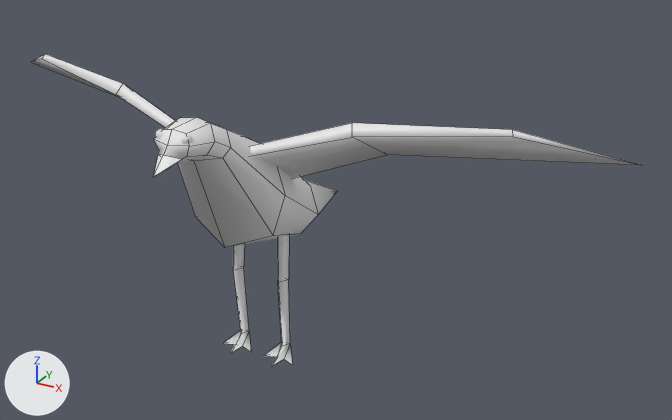
Renders of the OBJ model assets/seagull.obj from each side of a commit.
One viewpoint serves both versions: a 50 mm camera at (0.559, -0.831, 0.625) aimed at (0.073, 0.052, 0.183). Arrows for +X, +Y and +Z are at lower left; the lights stay in place. Mesh edges are drawn as thin lines on the coarser meshes. Where no turn or scale is listed for an object, it has been applied to the vertices.

In view in the first picture: 'seagull.001_Cube.001', 'seagull.002_Cube.002', 'seagull.004_Cube.004'.
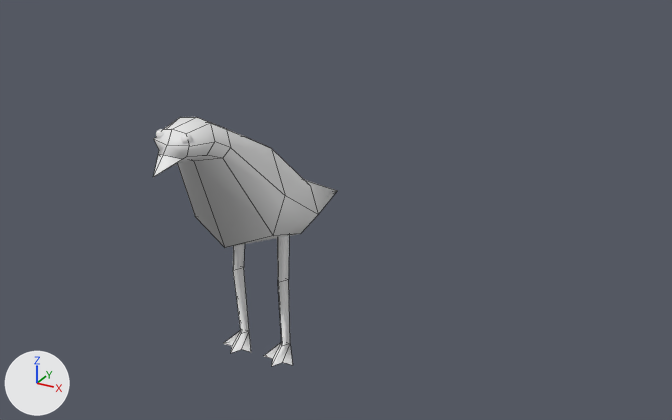
Pixel boxes (x1, y1, x2, y2) of what changed, in the pictures (672 x 420 px; the box of a moved part takes in the faces that stretch with it):
'seagull.001_Cube.001', deleted: before (32, 54, 640, 178)
'seagull.002_Cube.002', reshaped: before (224, 235, 293, 366); after (223, 235, 293, 366)
part 1 of me_seagull_002_cube_002, moved or reshaped: (264, 342, 293, 366) in both
part 2 of me_seagull_002_cube_002, moved or reshaped: before (224, 330, 251, 353); after (223, 330, 251, 353)

The change, as a diff of the scene's bpy script:
```diff
--- a/assets/seagull.obj.py
+++ b/assets/seagull.obj.py
@@ me_seagull_002_cube_002 @@
 me_seagull_002_cube_002.from_pydata(...)  # 30 vertices, 26 faces; spans x -0.051..0.051, y -0.03..0.006, z 0.0..0.2
 # used by ob_seagull_002_cube_002; location = (0.0, 0.0, 0.0)
-me_seagull_002_cube_002.vertices[0].co = (0.026, -0.01, 0.0)  # pixel (277, 357)
-me_seagull_002_cube_002.vertices[14].co = (0.034, -0.01, 0.0)  # pixel (283, 359)
-me_seagull_002_cube_002.vertices[15].co = (-0.026, -0.01, 0.0)  # pixel (242, 346)
-me_seagull_002_cube_002.vertices[29].co = (-0.034, -0.01, 0.0)
+# me_seagull_002_cube_002 part 1
+me_seagull_002_cube_002.vertices[0].co = (0.023, -0.017, 0.0)  # pixel (272, 359)
+me_seagull_002_cube_002.vertices[14].co = (0.037, -0.017, 0.0)  # pixel (282, 362)
+# me_seagull_002_cube_002 part 2
+me_seagull_002_cube_002.vertices[15].co = (-0.023, -0.017, 0.0)  # pixel (241, 349)
+me_seagull_002_cube_002.vertices[29].co = (-0.037, -0.017, 0.0)  # pixel (232, 346)
@@ ob_seagull_001_cube_001 @@
-ob_seagull_001_cube_001 = bpy.data.objects.new('seagull.001_Cube.001', me_seagull_001_cube_001)
-ob_seagull_001_cube_001.location = (0.0, 0.0, 0.0)
```
